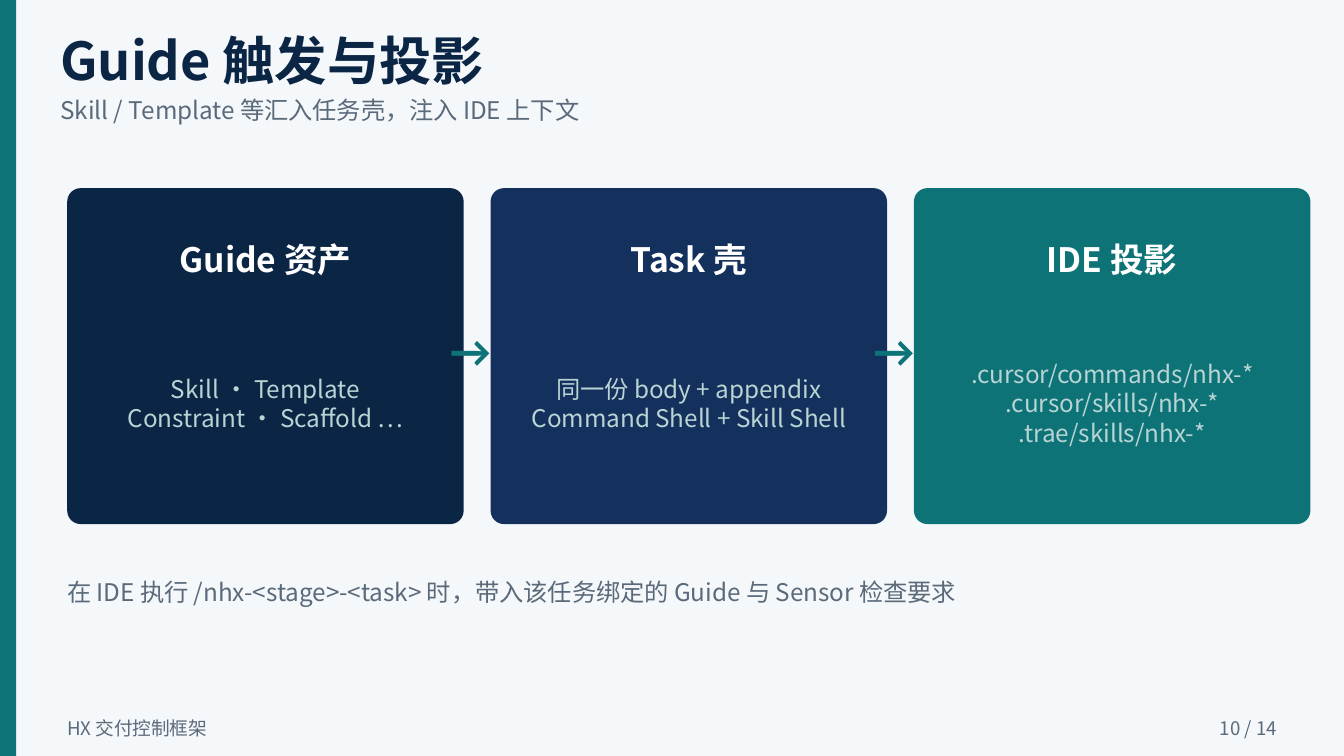
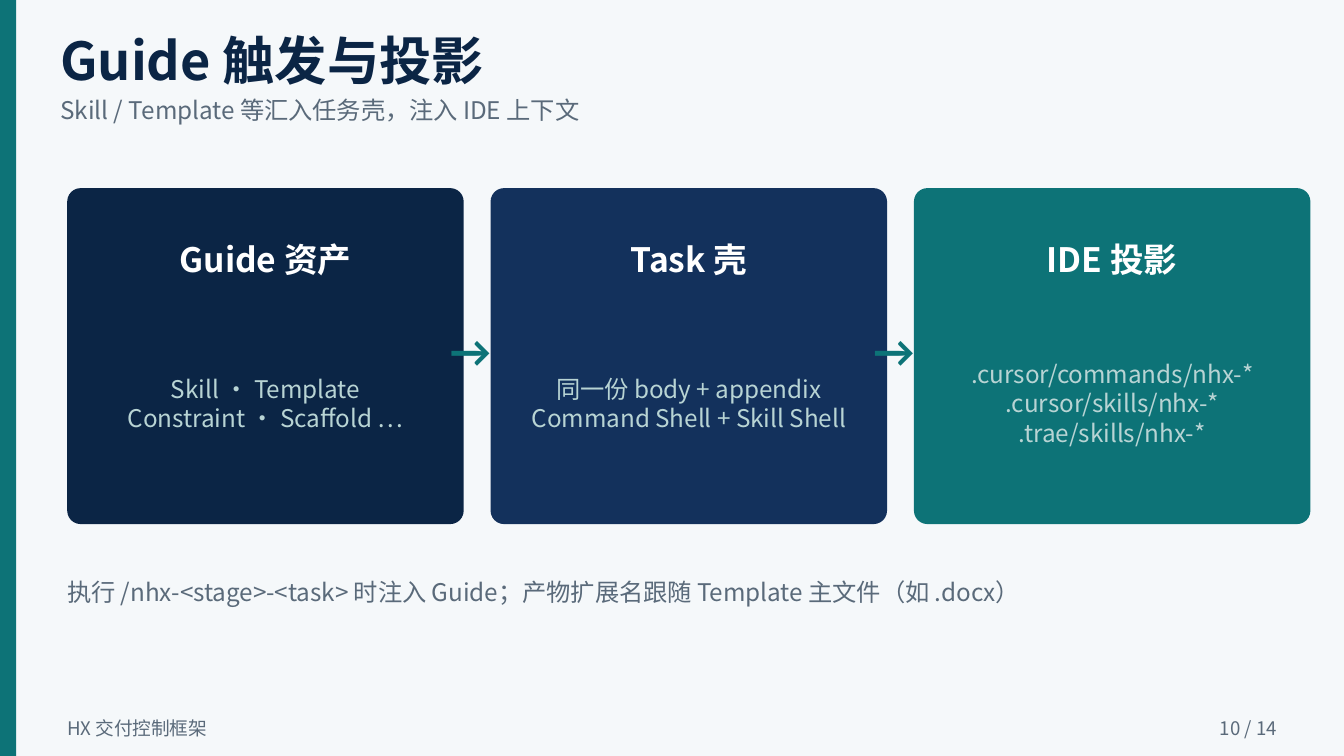
Before and after one commit to llm-insights-share/hx-lite, a slide deck: slide 10 of docs/HX应用介绍.pptx. Drawn at 1344x756 pixels with LibreOffice and Linux fonts; fonts in the diff are those of the drawing. Boxes give left, top, right and bottom in pixels: in the first picture for what was removed or moved away, otherwise in the second. Text is boxed around its words. In the diff, an @@ line names an element or a change of style, - is before the commit and + after.

Commit message:
release: hx-lite v1.02 — Template package/docx delivery & Check terminology
Propagate Guide template packages (incl. .docx) through export, sync, and
shell path layout; align gates/docs/PPTX to Check wording and nhx check.

```diff
--- a/docs/HX应用介绍.pptx
+++ b/docs/HX应用介绍.pptx
@@ text at bbox=[67, 580, 1020, 607]: text changed @@
-在 IDE 执行 /nhx-<stage>-<task> 时，带入该任务绑定的 Guide 与 Sensor 检查要求
+执行 /nhx-<stage>-<task> 时注入 Guide；产物扩展名跟随 Template 主文件（如 .docx）
```
Also in this commit, not shown: 11 other slides changed, 35 other files.
